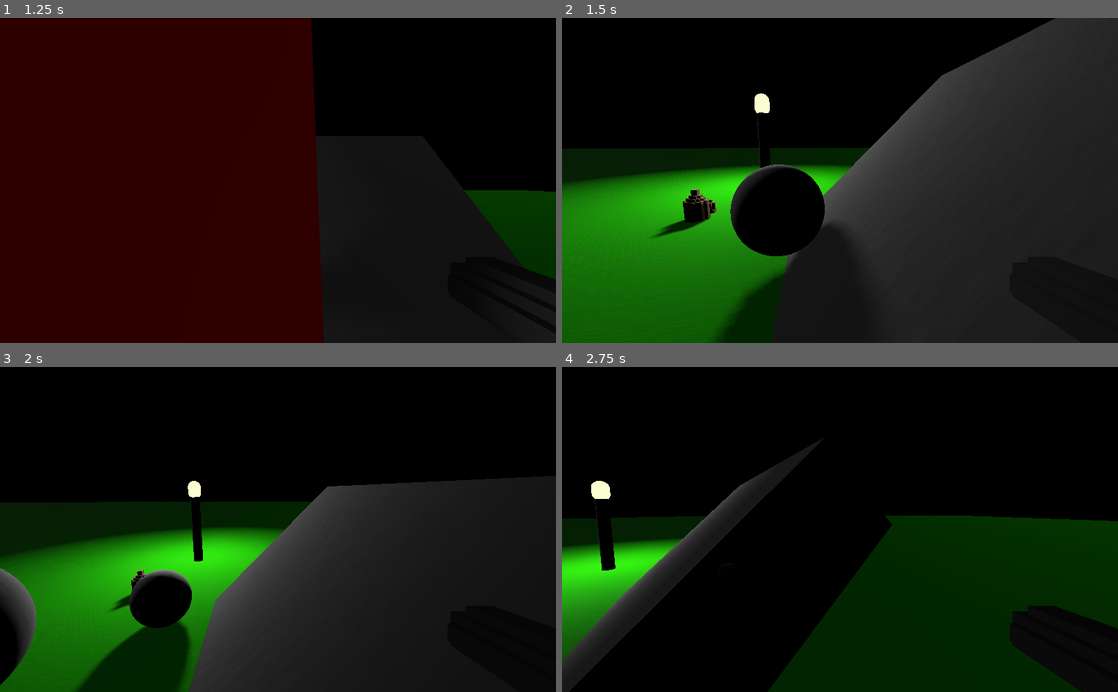
Above: before the commit, frames 1-4 (two rows, left to right).
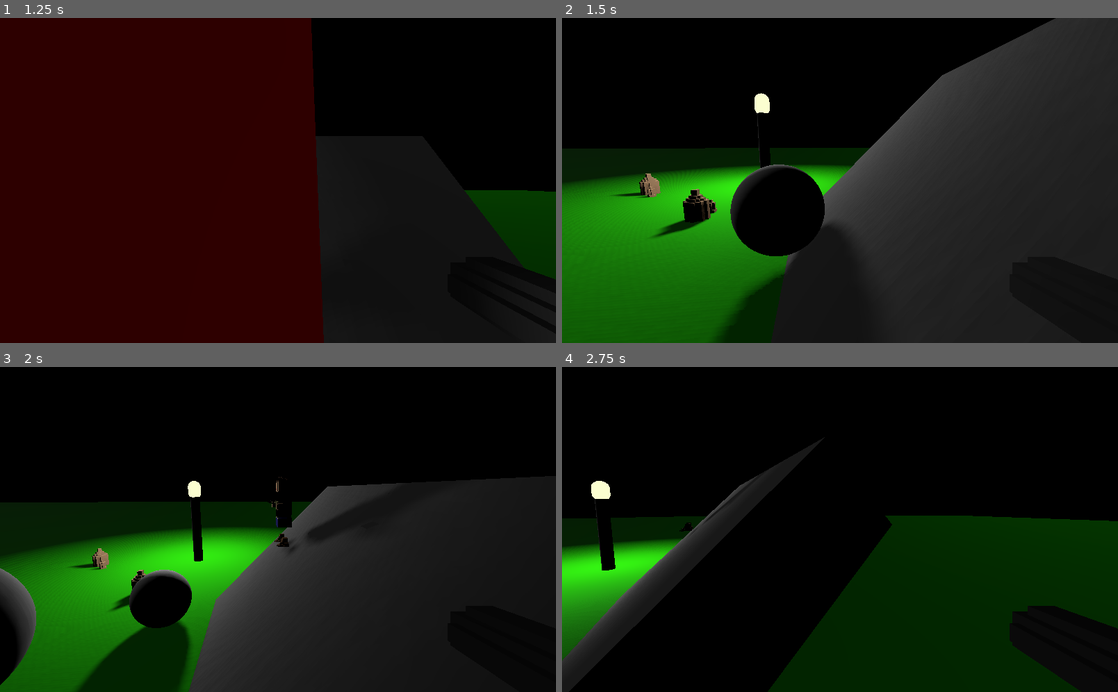
Above: after the commit, the same moments.

Repository: Gamepro5/Gamepro5s_Game
Game: Godot game, scene res://Game.tscn
Two runs of this game, one before a commit and one after it. Both use one fixed random seed, a clock stepped at 60 frames per second and the inputs below.
Inputs (mouse positions are in pixels of both pictures, inside the frame that each line leads up to):
- Up to frame 1 (1.25 s): move the mouse to (400, 164) at 0.52 s; hold D (move_right) from 0.53 s (still down); hold W (move_front) from 0.53 s (still down); click (400, 164) at 0.6 s; tap Space (jump) at 0.77, 1.07 s
- Up to frame 2 (1.5 s): move the mouse to (812, 180) at 1.27 s; release D (move_right) at 1.28 s; release W (move_front) at 1.28 s; hold S (move_back) from 1.28 s (still down); tap W (move_front) at 1.35 s
- Up to frame 3 (2 s): keep holding S (move_back); tap Space (jump) at 1.52, 1.55, 1.82 s
- Up to frame 4 (2.75 s): move the mouse to (851, 523) at 2.02 s; release S (move_back) at 2.03 s; hold D (move_right) from 2.03 s (still down); hold Space (jump) from 2.03 s (still down); click (851, 523) at 2.3 s

Frame 1 is identical in both runs. In frame 2, 0.3% of the frame differs, in the area x 8-18%, y 47-56%; in frame 3, 0.7%, in the area x 12-62%, y 33-81%; in frame 4, less than 0.1%.
Error after the commit: Parse Error: The method "get_time" isn't declared in the current class. (res://Gun/Bullet/Bullet.gd:18)

Commit message:
Projectiles can now detect what they've just hit!

Diff:
--- a/Game.gd
+++ b/Game.gd
@@ -3,6 +3,8 @@
 #preloading
 var player_scn = preload("res://PlayerData/player.tscn")
 var player_gd = preload("res://PlayerData/Code/Player.gd")
+
+var player2_gd = preload("res://PlayerData/Player2.gd")
 
 func set_player_pov(player, state): #must take in type player and a boolean
 	player.get_node("Head/Eyes").current = state;
@@ -16,7 +18,13 @@
 	player.set_name("Gamepro5")
 	$Players.add_child(player)
 	set_player_pov(player, true)
-	#player.is_human = true;
+
+	var bot = player_scn.instance()
+	bot.set_translation(Vector3(-3, 50, -5))
+	bot.set_rotation_degrees(Vector3(0, 180, 0))
+	bot.set_script(player2_gd)
+	bot.set_name("Bot")
+	$Players.add_child(bot)
 
 
 
--- a/Game.tscn
+++ b/Game.tscn
@@ -50,6 +50,8 @@
 albedo_color = Color( 1, 0, 0, 1 )
 
 [sub_resource type="PhysicsMaterial" id=15]
+
+[sub_resource type="BoxShape" id=16]
 
 [node name="Game" type="Spatial"]
 script = ExtResource( 2 )
@@ -169,7 +171,28 @@
 [node name="LightPost" parent="Map/First Map" instance=ExtResource( 4 )]
 transform = Transform( 1, 0, 0, 0, 1, 0, 0, 0, 1, -11.213, 0, 0 )
 
-[node name="Unidentified Mass" parent="Map/First Map" instance=ExtResource( 5 )]
+[node name="Unidentified Mass" type="Spatial" parent="Map/First Map"]
 transform = Transform( 1, 0, 0, 0, 1, 0, 0, 0, 1, -6.23977, 0.898888, 1.55332 )
 
+[node name="Model" parent="Map/First Map/Unidentified Mass" instance=ExtResource( 5 )]
+
+[node name="StaticBody" type="StaticBody" parent="Map/First Map/Unidentified Mass"]
+transform = Transform( 0.761624, 0, 0, 0, 1.20432, 0, 0, 0, 0.368267, -0.239391, 0, 0 )
+
+[node name="CollisionShape" type="CollisionShape" parent="Map/First Map/Unidentified Mass/StaticBody"]
+transform = Transform( 0.9, 0, 0, 0, 1, 0, 0, 0, 1, 0, 0, 0 )
+shape = SubResource( 16 )
+
+[node name="Unidentified Mass 2" type="Spatial" parent="Map/First Map"]
+transform = Transform( -0.707107, 0, -0.707107, 0, 1, 0, 0.707107, 0, -0.707107, -10.8208, 0.898888, 5.98918 )
+
+[node name="Model" parent="Map/First Map/Unidentified Mass 2" instance=ExtResource( 5 )]
+
+[node name="StaticBody" type="StaticBody" parent="Map/First Map/Unidentified Mass 2"]
+transform = Transform( 0.761624, 0, 0, 0, 1.20432, 0, 0, 0, 0.368267, -0.239391, 0, 0 )
+
+[node name="CollisionShape" type="CollisionShape" parent="Map/First Map/Unidentified Mass 2/StaticBody"]
+transform = Transform( 0.9, 0, 0, 0, 1, 0, 0, 0, 1, 0, 0, 0 )
+shape = SubResource( 16 )
+
 [node name="Players" type="Node" parent="."]
--- /dev/null
+++ b/Gun/Bullet/Bullet.gd
@@ -0,0 +1,18 @@
+extends RigidBody
+#extends OS
+
+var weilder; #holds the player so the bullet remembers who shot it out
+
+func instance_ready(): #custom function since using _ready would trigger before an instance has been created, during preload.
+	translation = weilder.get_node("Head").global_transform.origin;
+	rotation = weilder.get_node("Head").global_transform.basis.get_euler();
+	set_linear_velocity(weilder.get_node("Head").global_transform.basis.z*-25);
+	set_contact_monitor(true)
+	set_max_contacts_reported(1)
+
+func _physics_process(delta):
+	var bodies = get_colliding_bodies();
+	if (bodies.size() != 0):
+		#print(bodies[0].get_filename())
+		if (bodies[0].get_filename() == "res://PlayerData/player.tscn"):
+			print("Hit detected @ ", bodies[0].name, " @ time ", get_time());
--- a/Gun/Bullet/Bullet.tscn
+++ b/Gun/Bullet/Bullet.tscn
@@ -1,7 +1,8 @@
-[gd_scene load_steps=5 format=2]
+[gd_scene load_steps=6 format=2]
 
 [ext_resource path="res://Gun/Bullet/explosive_pill.obj" type="ArrayMesh" id=1]
 [ext_resource path="res://Gun/Bullet/explosive_pill.png" type="Texture" id=2]
+[ext_resource path="res://Gun/Bullet/Bullet.gd" type="Script" id=3]
 
 [sub_resource type="CapsuleShape" id=1]
 
@@ -9,6 +10,7 @@
 albedo_texture = ExtResource( 2 )
 
 [node name="RigidBody" type="RigidBody"]
+script = ExtResource( 3 )
 
 [node name="CollisionShape" type="CollisionShape" parent="."]
 transform = Transform( 0.1, 0, 0, 0, 0.1, 0, 0, 0, 0.1, 0, 0, 0 )
--- a/Gun/Gun.gd
+++ b/Gun/Gun.gd
@@ -5,11 +5,6 @@
 func on_player_shoot(weilder):
 	var b = Bullet.instance()
 	b.add_collision_exception_with(weilder)
-	#weilder.camera.add_render_exeption();
 	get_tree().get_root().get_node("Game/Map/First Map").add_child(b)
-	print(weilder.global_transform.origin)
-	print(weilder.get_node("Head").global_transform.origin)
-	#print( to_global(weilder.get_node("Head").translation))
-	b.translation = weilder.get_node("Head").global_transform.origin#to_global(weilder.get_node("Head").translation)#Vector3(weilder.translation.x, weilder.translation.y+1.925, weilder.translation.z) #1.925 is the y value of the head.
-	b.rotation = weilder.get_node("Head").global_transform.basis.get_euler();
-	b.set_linear_velocity(weilder.get_node("Head").global_transform.basis.z*-25)
+	b.weilder = weilder;
+	b.instance_ready();#_ready() does not work for this because it will all happen on preload.
--- a/PlayerData/Code/Player.gd
+++ b/PlayerData/Code/Player.gd
@@ -13,6 +13,7 @@
 var flashlightOn = true;
 var unshaded_material;
 var shaded_material;
+var type = "player";
 onready var head = get_node("Head");
 onready var eyes = head.get_node("Eyes");
 
@@ -21,15 +22,6 @@
 #how to send a signal to the gun child
 
 func _ready():
-	eyes.set_cull_mask_bit(1, false);
-	get_node("torso").get_node("torso").set_layer_mask_bit(0, false)
-	get_node("torso").get_node("torso").set_layer_mask_bit(1, true)
-
-	#get_node("Head/RightHand").get_node("RightHand").set_layer_mask_bit(0, false)
-	#get_node("Head/RightHand").get_node("RightHand").set_layer_mask_bit(1, true)
-	get_node("RightHand")
-
-
 
 	connect("shoot", head.get_node("Weapon").get_node("Gun"), "on_player_shoot") #gun
 	pass
--- a/PlayerData/Player.tscn
+++ b/PlayerData/Player.tscn
@@ -6,20 +6,19 @@
 [ext_resource path="res://PlayerData/Models/Head/Head.tscn" type="PackedScene" id=4]
 [ext_resource path="res://PlayerData/Models/Hand/Hand.tscn" type="PackedScene" id=5]
 
-[sub_resource type="CapsuleShape" id=16]
+[sub_resource type="CapsuleShape" id=1]
 radius = 0.5
 
-[node name="KinematicBody" type="KinematicBody"]
+[node name="Player" type="KinematicBody"]
 
-[node name="CollisionShape" type="CollisionShape" parent="."]
+[node name="PlayerCollisionShape" type="CollisionShape" parent="."]
 transform = Transform( 1, 0, 0, 0, -1.62921e-07, 1, 0, -1, -1.62921e-07, 0, 0.994928, 0 )
-shape = SubResource( 16 )
+shape = SubResource( 1 )
 
 [node name="Head" type="Spatial" parent="."]
 transform = Transform( 1, 0, 0, 0, 1, 0, 0, 0, 1, 0, 1.92461, 0 )
 
 [node name="Eyes" type="Camera" parent="Head"]
-current = true
 
 [node name="Weapon" type="Spatial" parent="Head"]
 
--- a/PlayerData/Player2.gd
+++ b/PlayerData/Player2.gd
@@ -13,7 +13,7 @@
 var flashlightOn = true;
 var unshaded_material;
 var shaded_material;
-var is_human;
+var type = "player";
 onready var head = get_node("Head");
 onready var eyes = head.get_node("Eyes");
 
@@ -74,17 +74,6 @@
 		velocity.x = velocityVector.x;
 		velocity.z = velocityVector.z;
 	movement_process(delta)
-	if (is_human):
-		if Input.is_action_pressed("lock_cursor"):
-			#get_viewport().warp_mouse(Vector2(get_viewport().size.x/2,get_viewport().size.y/2))
-			#Input.set_mouse_mode(Input.MOUSE_MODE_HIDDEN)
-			Input.set_mouse_mode(Input.MOUSE_MODE_CAPTURED)
-			cursorFocus = true;
-		if Input.is_action_pressed("unlock_cursor"):
-			Input.set_mouse_mode(Input.MOUSE_MODE_VISIBLE)
-			cursorFocus = false;
-		if (cursorFocus):
-			input_process(delta)
 	move_and_slide(velocity, upDef) #allways be moving
 
 func movement_process(_delta):
@@ -112,29 +101,3 @@
 		if (head.get_node("Weapon").get_child_count() != 0):
 			emit_signal("shoot", self)
 			#print(head.translation)
-
-func input_process(_delta):
-	if Input.is_action_pressed("move_front"):
-		event.move_front = true;
-	else:
-		event.move_front = false;
-	if Input.is_action_pressed("move_left"):
-		event.move_left = true;
-	else:
-		event.move_left = false;
-	if Input.is_action_pressed("move_back"):
-		event.move_back = true;
-	else:
-		event.move_back = false;
-	if Input.is_action_pressed("move_right"):
-		event.move_right = true;
-	else:
-		event.move_right = false;
-	if Input.is_action_pressed("jump"):
-		event.jump = true;
-	else:
-		event.jump = false;
-	if Input.is_action_just_pressed("action_1"):
-		event.action_1 = true;
-	else:
-		event.action_1 = false;
Not shown: 1 places in Game.tscn that only renumber resources
Not shown, removed: MeshInstance.vs
